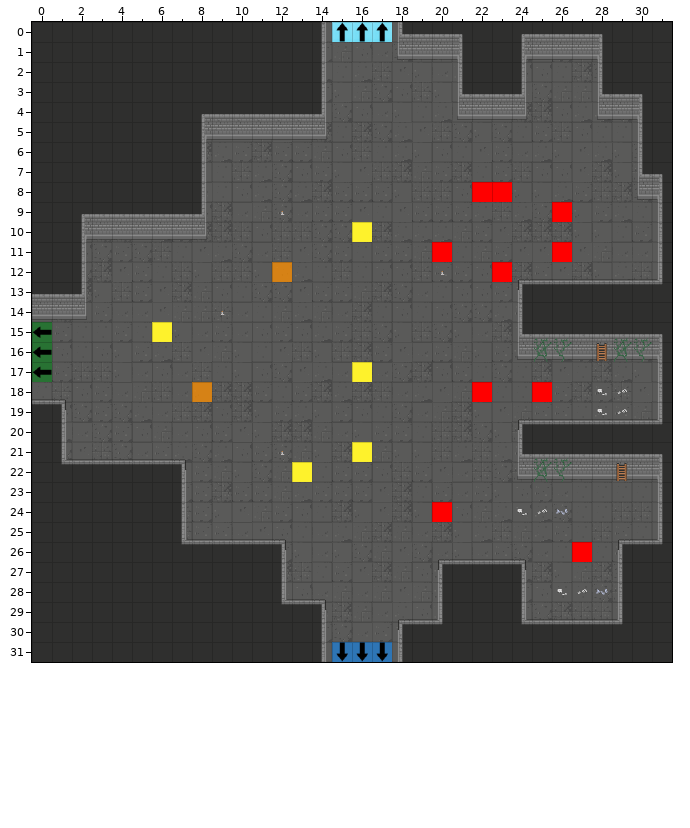
A Tiled map gets an edit: GrupaTNT/Assets/Resources/RoomData/ROOM_3_NSW_3.tmx. The first picture shows the starting point.
Cells are 32x32 px. Shown: x 0..31, y 0..31.
New version:
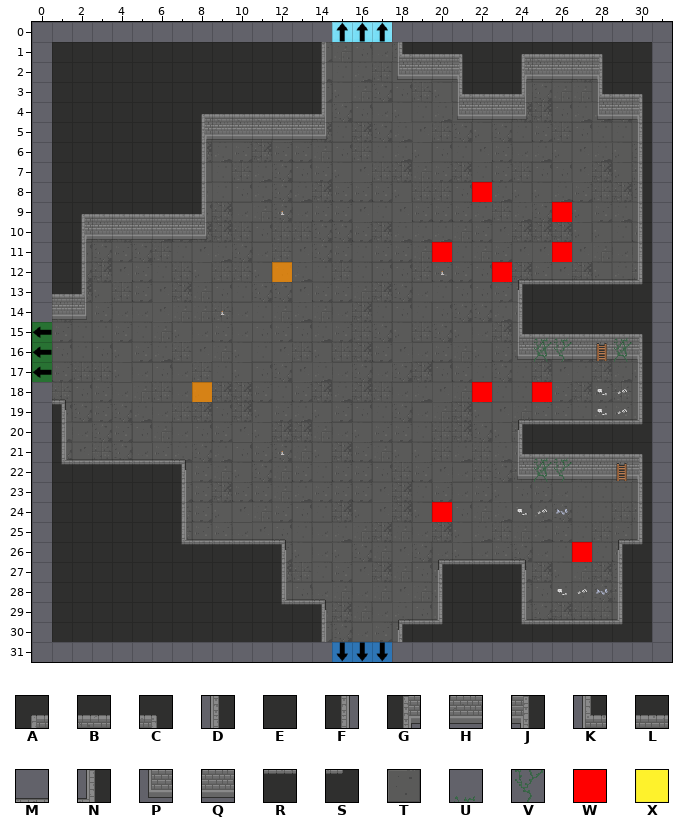
Key: from "Dungeon_Tileset_2": A 3, B 4, C 5, D 16, E 17, F 18, G 19, H 20, J 21, K 32, L 33, M 36, N 37, P 48, Q 49, R 52, S 53, T 88, U 257, V 273; from "flags": W 8, X 9.
_ is an empty cell.
Tiles replaced or removed in this view: A, B, C, D, E, F, G, H, J, K, L, M, N, P, Q, R, S, T, U, V, W, X.
The exact change:
Changed rows in their new state; . is an unchanged cell.
Layer "Floor":
first column x 0:
 0 _______________...______________
 1 _.............................._
 2 _.............................._
 3 _.............................._
 4 _.............................._
 5 _.............................._
 6 _.............................._
 7 _.............................._
 8 _.............................._
 9 _.............................._
10 _.............................._
11 _.............................._
12 _.............................._
13 _.............................._
14 _.............................._
15 ..............................._
16 ..............................._
17 ..............................._
18 _.............................._
19 _.............................._
20 _.............................._
21 _.............................._
22 _.............................._
23 _.............................._
24 _.............................._
25 _.............................._
26 _.............................._
27 _.............................._
28 _.............................._
29 _.............................._
30 _.............................._
31 _______________...______________
Layer "Walls":
first column x 0:
 0 _______________...______________
 1 _.................KBBC..ABBBC.._
 2 _.................PHHJ..GHHHJ.._
 3 _.............................._
 4 _.............................._
 5 _.............................._
 6 _.............................._
 7 _.............................D_
 8 _.............................D_
 9 _.............................D_
10 _.............................D_
11 _.............................D_
12 _.............................N_
13 _.............................S_
14 _.............................._
15 ..............................C_
16 ..............................J_
17 ..............................D_
18 _.............................D_
19 _.............................N_
20 _.............................S_
21 _.............................C_
22 _.............................J_
23 _.............................D_
24 _.............................D_
25 _.............................N_
26 _.............................S_
27 _.............................._
28 _.............................._
29 _.............................._
30 _.............................._
31 _______________...______________
Layer "Debris":
first column x 30:
15 _
16 _
Layer "Flags":
first column x 16:
 8 ......._
10 _.......
first column x 6:
15 _..........
17 .........._
first column x 13:
21 ..._
22 _...
